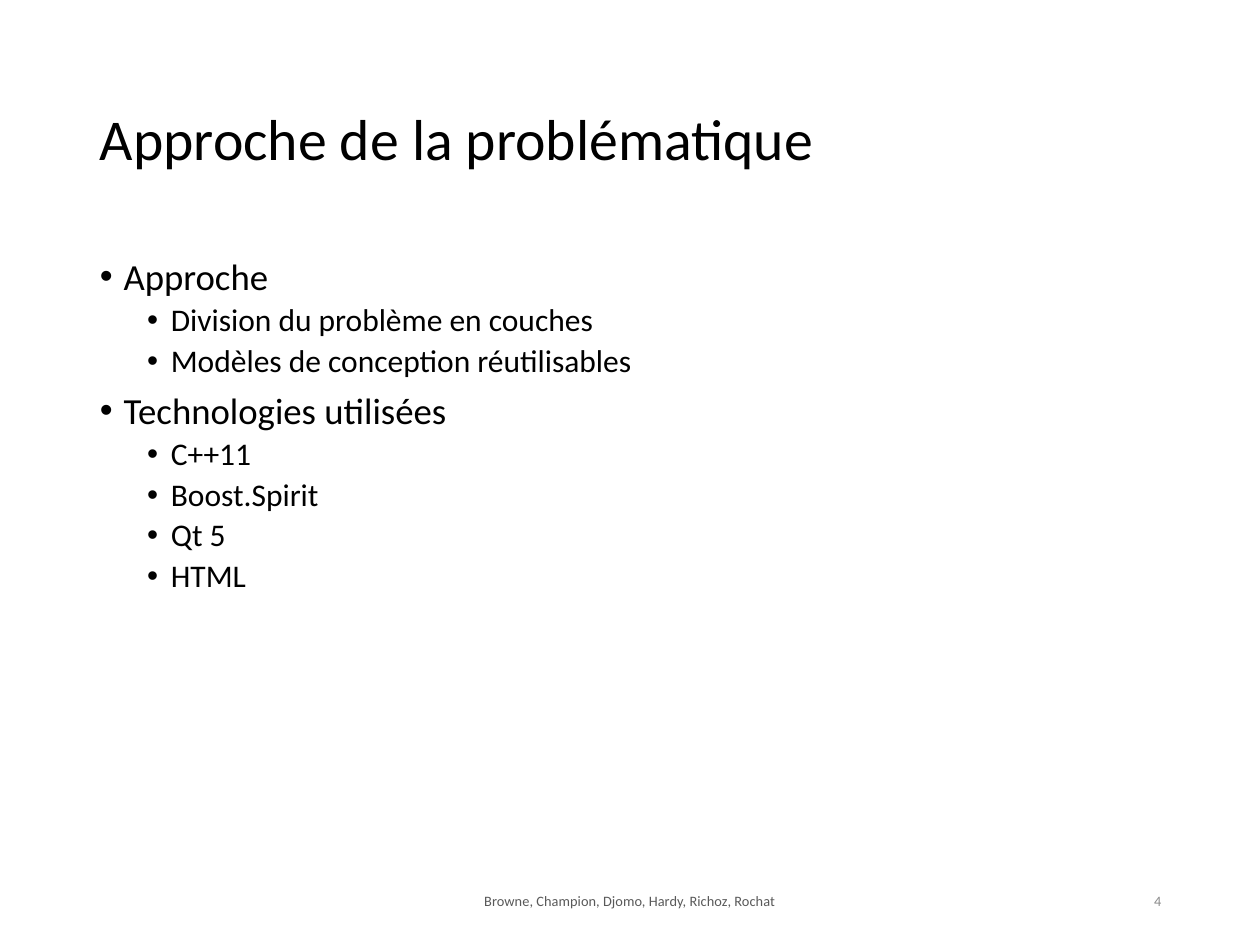
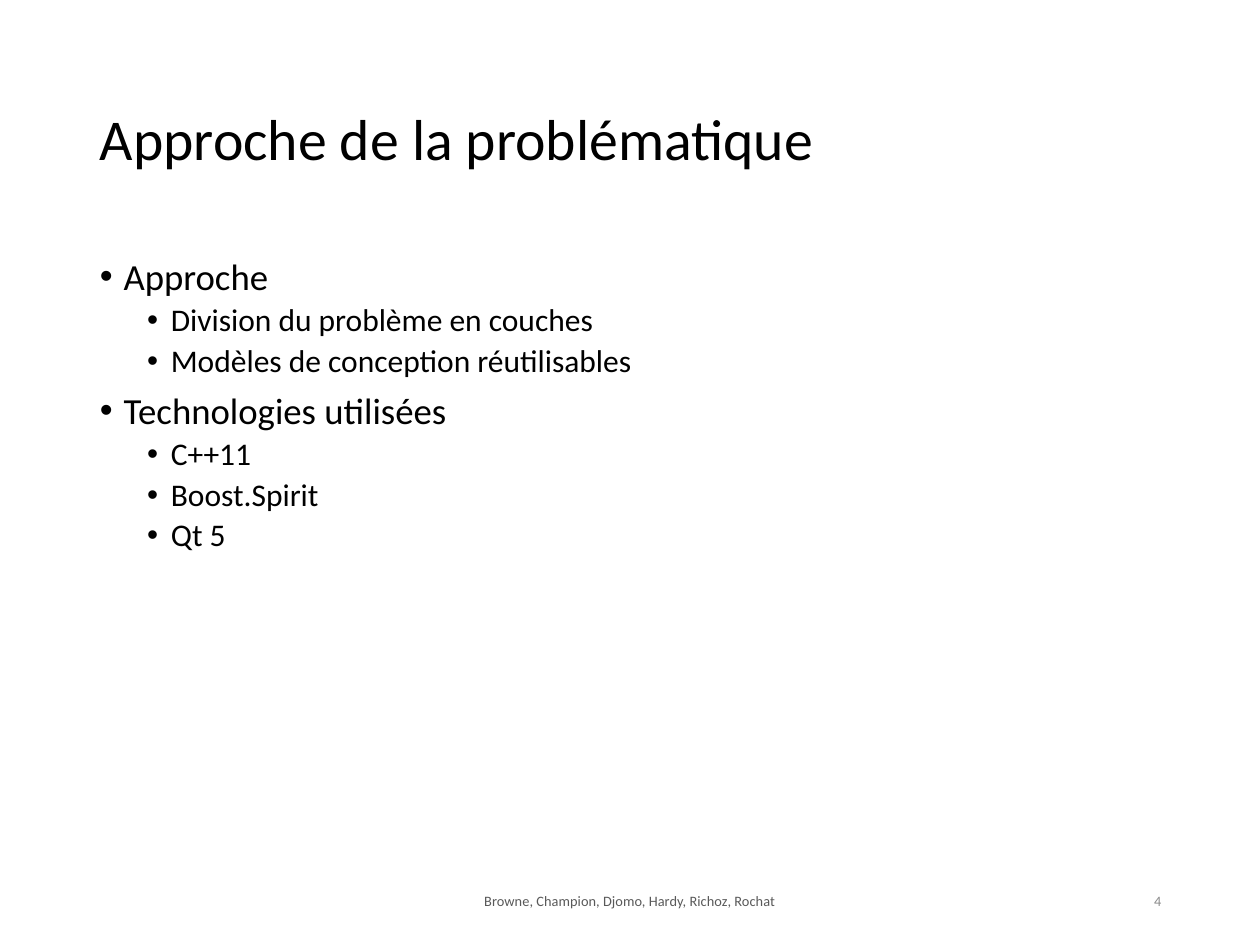
Before and after one commit to chlablak/PRO, a slide deck: slide 4 of presentation/GraphY.pptx. Drawn at 1260x945 pixels with LibreOffice and Linux fonts; fonts in the diff are those of the drawing; background and template pictures are left out. Boxes give left, top, right and bottom in pixels: in the first picture for what was removed or moved away, otherwise in the second. Text is boxed around its words. In the diff, an @@ line names an element or a change of style, - is before the commit and + after.

```diff
--- a/presentation/GraphY.pptx
+++ b/presentation/GraphY.pptx
@@ text at (171,566,246,587): paragraph removed @@
-  • HTML
```
Also in this commit, not shown: 1 other slide changed.
